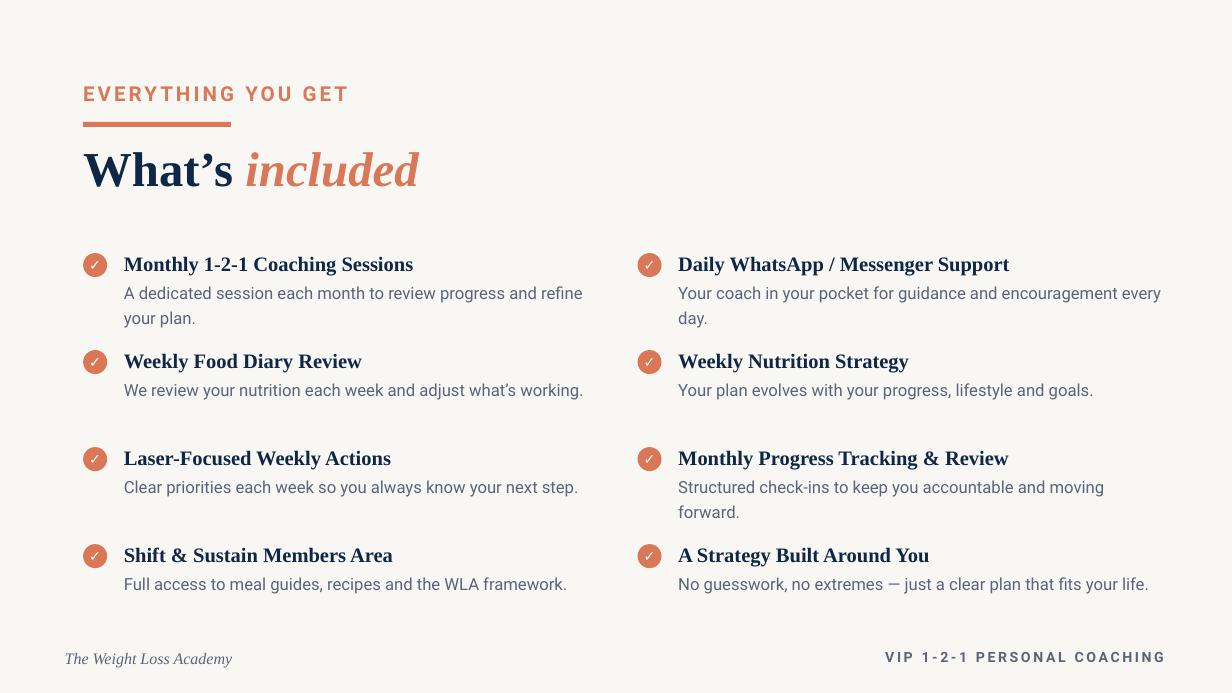
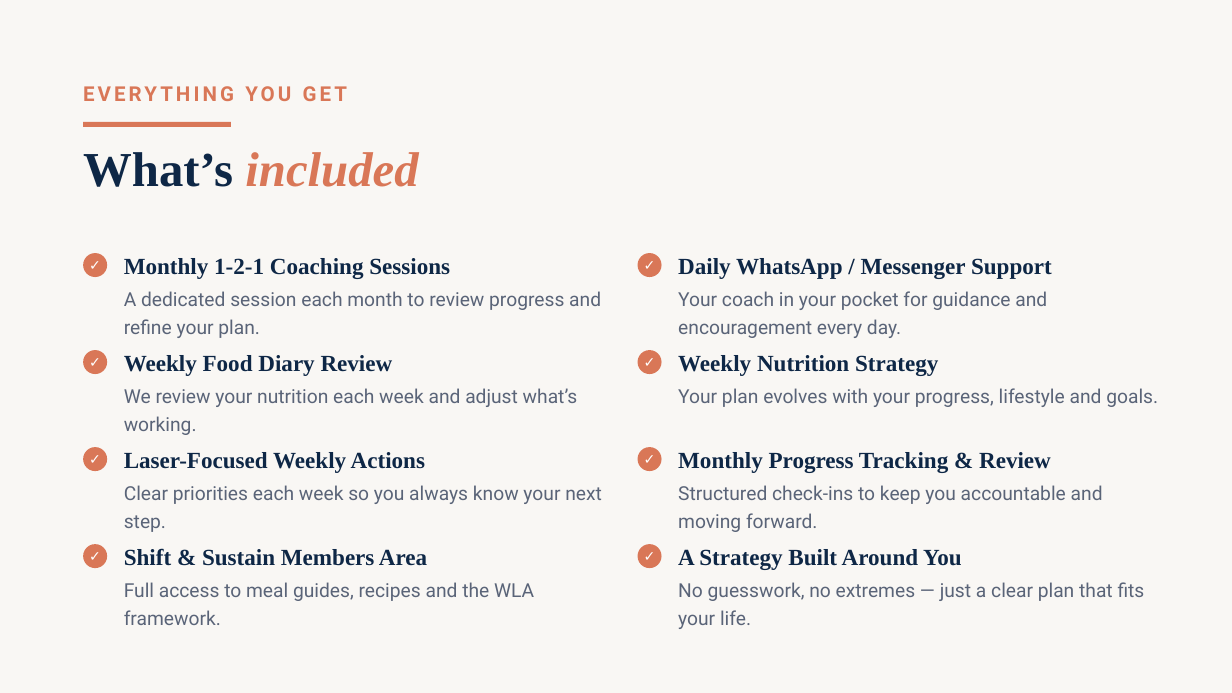
Before and after one commit to WeAreWLA/21-day-reset, a slide deck: slide 16 of wla-vip-121-deck.pptx. Drawn at 1232x693 pixels with LibreOffice and Linux fonts; fonts in the diff are those of the drawing. Boxes give left, top, right and bottom in pixels: in the first picture for what was removed or moved away, otherwise in the second. Text is boxed around its words. In the diff, an @@ line names an element or a change of style, - is before the commit and + after.

Commit message:
VIP deck: enlarge body text and remove footer text
- Bump body/paragraph, bullet and card font sizes across slides for readability
- Remove the footer label (no-op add_footer) to clear the footer area

```diff
--- a/wla-vip-121-deck.pptx
+++ b/wla-vip-121-deck.pptx
@@ text "Monthly 1-2-1 Coaching Sessions" at [124, 258, 601, 338]: size 16 to 18 pt in "Monthly 1-2-1 Coaching Sessions"; size 13 to 15 pt in "A dedicated session each month to review ..." @@
@@ text "Daily WhatsApp / Messenger Support" at [678, 291, 1047, 338]: size 16 to 18 pt in "Daily WhatsApp / Messenger Support"; size 13 to 15 pt in "Your coach in your pocket for guidance ..." @@
@@ text "Weekly Food Diary Review" at [124, 355, 578, 435]: size 16 to 18 pt in "Weekly Food Diary Review"; size 13 to 15 pt in "We review your nutrition each week and ..." @@
@@ text "Weekly Nutrition Strategy" at [678, 355, 1158, 407]: size 16 to 18 pt in "Weekly Nutrition Strategy"; size 13 to 15 pt in "Your plan evolves with your progress, lifestyle ..." @@
@@ text "Laser-Focused Weekly Actions" at [124, 452, 602, 532]: size 16 to 18 pt in "Laser-Focused Weekly Actions"; size 13 to 15 pt in "Clear priorities each week so you always ..." @@
@@ text "Monthly Progress Tracking & Review" at [678, 452, 1103, 532]: size 16 to 18 pt in "Monthly Progress Tracking & Review"; size 13 to 15 pt in "Structured check-ins to keep you accountable and ..." @@
@@ text "Shift & Sustain Members Area" at [124, 548, 534, 625]: size 16 to 18 pt in "Shift & Sustain Members Area"; size 13 to 15 pt in "Full access to meal guides, recipes and ..." @@
@@ text "A Strategy Built Around You" at [678, 549, 1145, 629]: size 16 to 18 pt in "A Strategy Built Around You"; size 13 to 15 pt in "No guesswork, no extremes — just a ..." @@
@@ text removed at [65, 653, 233, 668] @@
-The Weight Loss Academy
@@ text removed at [885, 652, 1164, 662] @@
-VIP 1-2-1 PERSONAL COACHING
```
Also in this commit, not shown: 21 other slides changed, 1 other file.
